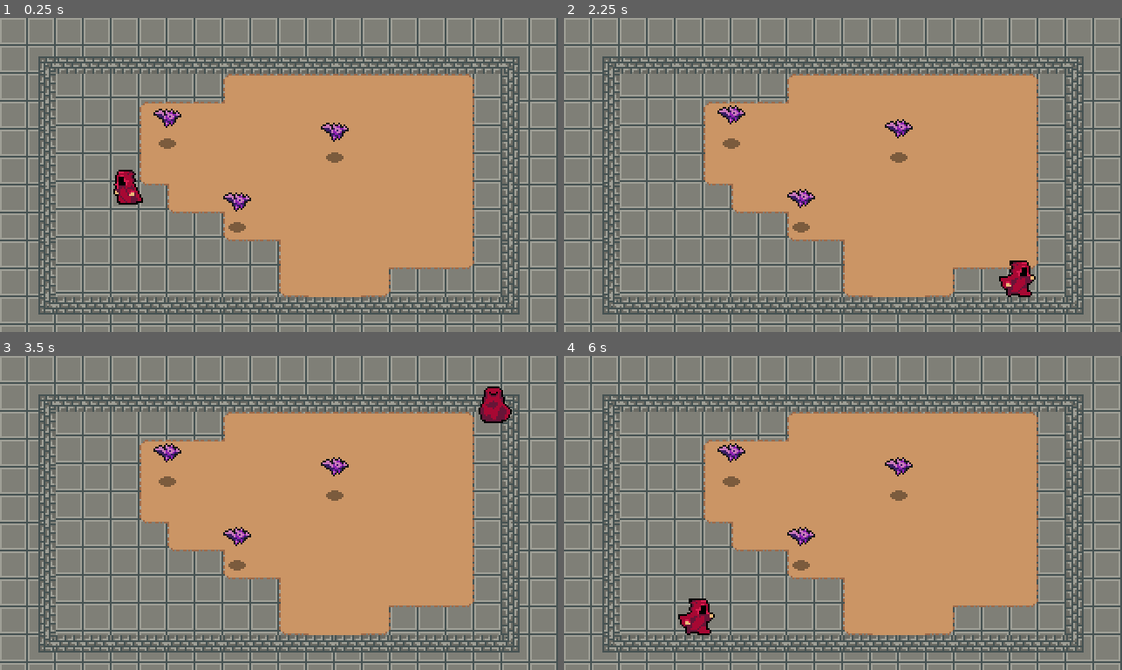
Above: before the commit, frames 1-4 (two rows, left to right).
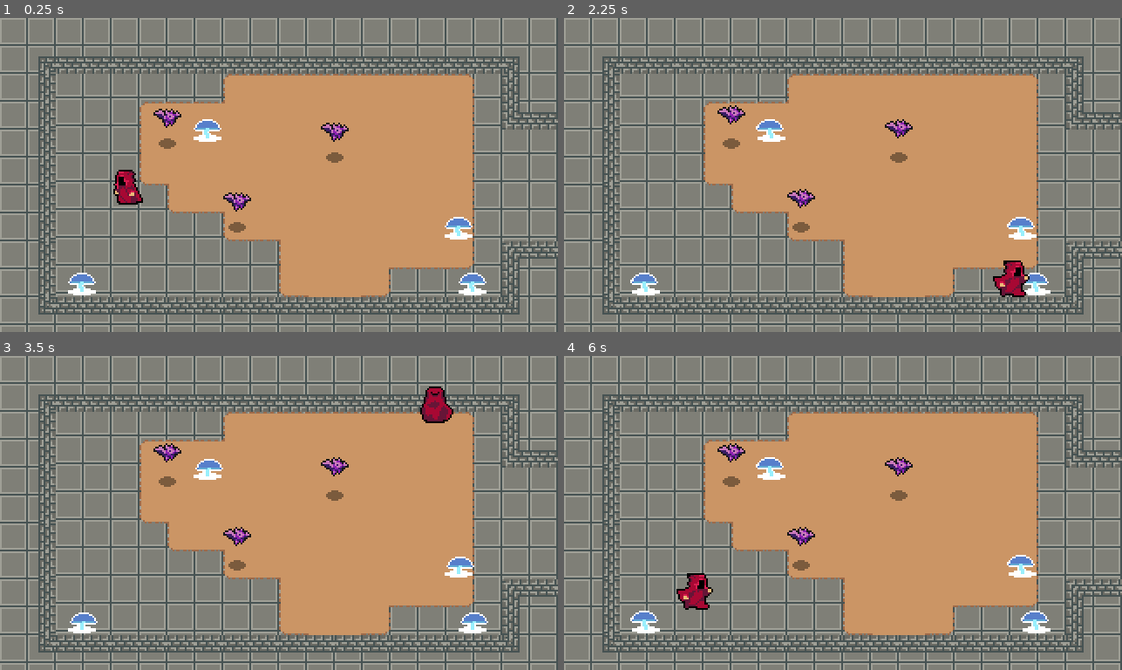
Above: after the commit, the same moments.

Repository: JosephLund/WizardRPG
Game: Godot game, scene res://World.tscn
The game is run twice, just before and just after one commit, with the same random seed, the same clock (stepped at 60 frames per second) and the same inputs.
Inputs (mouse positions are in pixels of both pictures, inside the frame that each line leads up to):
- Up to frame 1 (0.25 s): no input
- Up to frame 2 (2.25 s): move the mouse to (965, 159) at 0.52 s; hold Right (ui_right) 0.53-1.28 s; move the mouse to (731, 190) at 1.27 s; hold Down (ui_down) 1.28-2.03 s; move the mouse to (898, 105) at 2.02 s; hold Right (ui_right) from 2.03 s (still down)
- Up to frame 3 (3.5 s): move the mouse to (251, 575) at 2.77 s; release Right (ui_right) at 2.78 s; hold Up (ui_up) from 2.78 s (still down)
- Up to frame 4 (6 s): move the mouse to (1010, 560) at 3.52 s; release Up (ui_up) at 3.53 s; hold Left (ui_left) 3.53-5.03 s; move the mouse to (675, 465) at 4.27 s; move the mouse to (870, 513) at 5.02 s; hold Down (ui_down) 5.03-5.78 s; move the mouse to (759, 434) at 5.77 s; hold Right (ui_right) from 5.78 s (still down)

The runs differ from the first frame. In frame 1, 3.0% of the frame differs, in the area x 12-100%, y 30-89%; in frame 2, 3.5%; in frame 3, 4.0%, in the area x 12-100%, y 9-89%; in frame 4, 3.9%.

Commit message:
Added mushroom, started main menu

Diff:
--- a/Player/Player.tscn
+++ b/Player/Player.tscn
@@ -610,7 +610,7 @@
 position = Vector2( 0, -8 )
 texture = ExtResource( 1 )
 hframes = 60
-frame = 18
+frame = 39
 
 [node name="CollisionShape2D" type="CollisionShape2D" parent="."]
 visible = false
--- /dev/null
+++ b/UI/MainMenu/MainMenu.tscn
@@ -0,0 +1,67 @@
+[gd_scene load_steps=12 format=2]
+
+[ext_resource path="res://UI/MainMenu/mainmenu.PNG" type="Texture" id=1]
+[ext_resource path="res://World/Torch/torch.png" type="Texture" id=2]
+
+[sub_resource type="AtlasTexture" id=1]
+atlas = ExtResource( 2 )
+region = Rect2( 0, 0, 16, 16 )
+
+[sub_resource type="AtlasTexture" id=2]
+atlas = ExtResource( 2 )
+region = Rect2( 16, 0, 16, 16 )
+
+[sub_resource type="AtlasTexture" id=3]
+atlas = ExtResource( 2 )
+region = Rect2( 32, 0, 16, 16 )
+
+[sub_resource type="AtlasTexture" id=4]
+atlas = ExtResource( 2 )
+region = Rect2( 48, 0, 16, 16 )
+
+[sub_resource type="AtlasTexture" id=5]
+atlas = ExtResource( 2 )
+region = Rect2( 64, 0, 16, 16 )
+
+[sub_resource type="AtlasTexture" id=6]
+atlas = ExtResource( 2 )
+region = Rect2( 80, 0, 16, 16 )
+
+[sub_resource type="AtlasTexture" id=7]
+atlas = ExtResource( 2 )
+region = Rect2( 96, 0, 16, 16 )
+
+[sub_resource type="AtlasTexture" id=8]
+atlas = ExtResource( 2 )
+region = Rect2( 112, 0, 16, 16 )
+
+[sub_resource type="SpriteFrames" id=9]
+animations = [ {
+"frames": [ SubResource( 1 ), SubResource( 2 ), SubResource( 3 ), SubResource( 4 ), SubResource( 5 ), SubResource( 6 ), SubResource( 7 ), SubResource( 8 ) ],
+"loop": true,
+"name": "default",
+"speed": 5.0
+} ]
+
+[node name="Control" type="Control"]
+anchor_right = 1.0
+anchor_bottom = 1.0
+__meta__ = {
+"_edit_use_anchors_": false
+}
+
+[node name="Background" type="Sprite" parent="."]
+texture = ExtResource( 1 )
+offset = Vector2( 160, 90 )
+
+[node name="Torch" type="AnimatedSprite" parent="."]
+position = Vector2( 64.8154, 122.05 )
+frames = SubResource( 9 )
+frame = 6
+playing = true
+
+[node name="Torch2" type="AnimatedSprite" parent="."]
+position = Vector2( 236.289, 122.05 )
+frames = SubResource( 9 )
+frame = 5
+playing = true
--- a/World.tscn
+++ b/World.tscn
@@ -1,6 +1,7 @@
-[gd_scene load_steps=106 format=2]
+[gd_scene load_steps=107 format=2]
 
 [ext_resource path="res://Player/Player.tscn" type="PackedScene" id=1]
+[ext_resource path="res://World/GlowingMushroom/GlowingMushroom.tscn" type="PackedScene" id=2]
 [ext_resource path="res://World/GrassBackground.png" type="Texture" id=3]
 [ext_resource path="res://World/DirtTileset.png" type="Texture" id=4]
 [ext_resource path="res://World/CliffTileset.png" type="Texture" id=5]
@@ -973,7 +974,7 @@
 collision_layer = 2147483649
 collision_mask = 2147483648
 format = 1
-tile_data = PoolIntArray( -2, 0, 196608, -1, 0, 6, -65536, 0 …(319 unchanged characters)… 1, 0, 65536, 65536, 0, 65538, 65545, 0, 65536, 65546, 0, 65538, 196607, 0, 65536, 131072, 0, 65538, 131081, 0, 65536, 131082, 0, 65538, 262140, 0, 196608, 262141, 0, 196609, 262142, 0, 196609, 262143, 0, 262150, 196608, 0, 65538, 196617, 0, 65536, 196618, 0, 65538, 327679, 0, 65536, 262144, 0, 65538, 262153, 0, 65536, 262154, 0, 65538, 393215, 0, 131072, 327680, 0, 196613,  …(218 unchanged characters)…
+tile_data = PoolIntArray( -2, 0, 196608, -1, 0, 6, -65536, 0 …(319 unchanged characters)… 1, 0, 65536, 65536, 0, 65538, 65545, 0, 131072, 65546, 0, 131074, 196607, 0, 65536, 131072, 0, 65538, 262140, 0, 196608, 262141, 0, 196609, 262142, 0, 196609, 262143, 0, 262150, 196608, 0, 65538, 327679, 0, 65536, 262144, 0, 65538, 262153, 0, 0, 262154, 0, 2, 393215, 0, 131072, 327680, 0, 196613,  …(218 unchanged characters)…
 
 [node name="YSort" type="YSort" parent="."]
 
@@ -982,11 +983,23 @@
 
 [node name="Rocks" type="YSort" parent="YSort"]
 
-[node name="Bat" parent="." instance=ExtResource( 7 )]
+[node name="Bat" parent="YSort" instance=ExtResource( 7 )]
 position = Vector2( 192, 80 )
 
-[node name="Bat2" parent="." instance=ExtResource( 7 )]
+[node name="Bat2" parent="YSort" instance=ExtResource( 7 )]
 position = Vector2( 136, 120 )
 
-[node name="Bat3" parent="." instance=ExtResource( 7 )]
+[node name="Bat3" parent="YSort" instance=ExtResource( 7 )]
 position = Vector2( 96, 72 )
+
+[node name="Mushroom" parent="YSort" instance=ExtResource( 2 )]
+position = Vector2( 48, 144 )
+
+[node name="Mushroom2" parent="YSort" instance=ExtResource( 2 )]
+position = Vector2( 272, 144 )
+
+[node name="Mushroom3" parent="YSort" instance=ExtResource( 2 )]
+position = Vector2( 264, 112 )
+
+[node name="Mushroom4" parent="YSort" instance=ExtResource( 2 )]
+position = Vector2( 120, 56 )
--- /dev/null
+++ b/World/GlowingMushroom/GlowingMushroom.gd
@@ -0,0 +1,6 @@
+extends StaticBody2D
+
+onready var animationPlayer = $AnimationPlayer
+
+func _ready():
+	animationPlayer.play("Default")
--- /dev/null
+++ b/World/GlowingMushroom/GlowingMushroom.tscn
@@ -0,0 +1,66 @@
+[gd_scene load_steps=5 format=2]
+
+[ext_resource path="res://World/GlowingMushroom/glowingmushroom.png" type="Texture" id=1]
+[ext_resource path="res://World/GlowingMushroom/GlowingMushroom.gd" type="Script" id=2]
+
+[sub_resource type="CapsuleShape2D" id=5]
+radius = 7.02665
+height = 0.0
+
+[sub_resource type="Animation" id=6]
+resource_name = "Default"
+length = 0.9
+loop = true
+tracks/0/type = "value"
+tracks/0/path = NodePath("Sprite:frame")
+tracks/0/interp = 1
+tracks/0/loop_wrap = true
+tracks/0/imported = false
+tracks/0/enabled = true
+tracks/0/keys = {
+"times": PoolRealArray( 0, 0.3, 0.6 ),
+"transitions": PoolRealArray( 1, 1, 1 ),
+"update": 1,
+"values": [ 0, 1, 2 ]
+}
+tracks/1/type = "value"
+tracks/1/path = NodePath("CollisionShape2D:position")
+tracks/1/interp = 1
+tracks/1/loop_wrap = true
+tracks/1/imported = false
+tracks/1/enabled = true
+tracks/1/keys = {
+"times": PoolRealArray( 0, 0.3, 0.4, 0.5, 0.6 ),
+"transitions": PoolRealArray( 1, 1, 1, 1, 1 ),
+"update": 0,
+"values": [ Vector2( -1.13449, 8.83098 ), Vector2( -1.88364, 8.92463 ), Vector2( -1.97729, 8.79977 ), Vector2( -2.07093, 8.95585 ), Vector2( 0.0828856, 9.67378 ) ]
+}
+tracks/2/type = "value"
+tracks/2/path = NodePath("CollisionShape2D:rotation_degrees")
+tracks/2/interp = 1
+tracks/2/loop_wrap = true
+tracks/2/imported = false
+tracks/2/enabled = true
+tracks/2/keys = {
+"times": PoolRealArray(  ),
+"transitions": PoolRealArray(  ),
+"update": 0,
+"values": [  ]
+}
+
+[node name="Mushroom" type="StaticBody2D"]
+position = Vector2( 0, -12 )
+script = ExtResource( 2 )
+
+[node name="Sprite" type="Sprite" parent="."]
+texture = ExtResource( 1 )
+hframes = 3
+frame = 1
+
+[node name="CollisionShape2D" type="CollisionShape2D" parent="."]
+position = Vector2( -1.82812, 9.03679 )
+rotation = 0.211185
+shape = SubResource( 5 )
+
+[node name="AnimationPlayer" type="AnimationPlayer" parent="."]
+anims/Default = SubResource( 6 )
Binary file changed: Player/Player.png
Binary file added: UI/MainMenu/mainmenu.PNG
Not shown, added: UI/MainMenu/mainmenu.PNG.import
Binary file added: World/GlowingMushroom/glowingmushroom.png
Not shown, added: World/GlowingMushroom/glowingmushroom.png.import
Binary file added: World/Torch/torch.png
Not shown, added: World/Torch/torch.png.import
